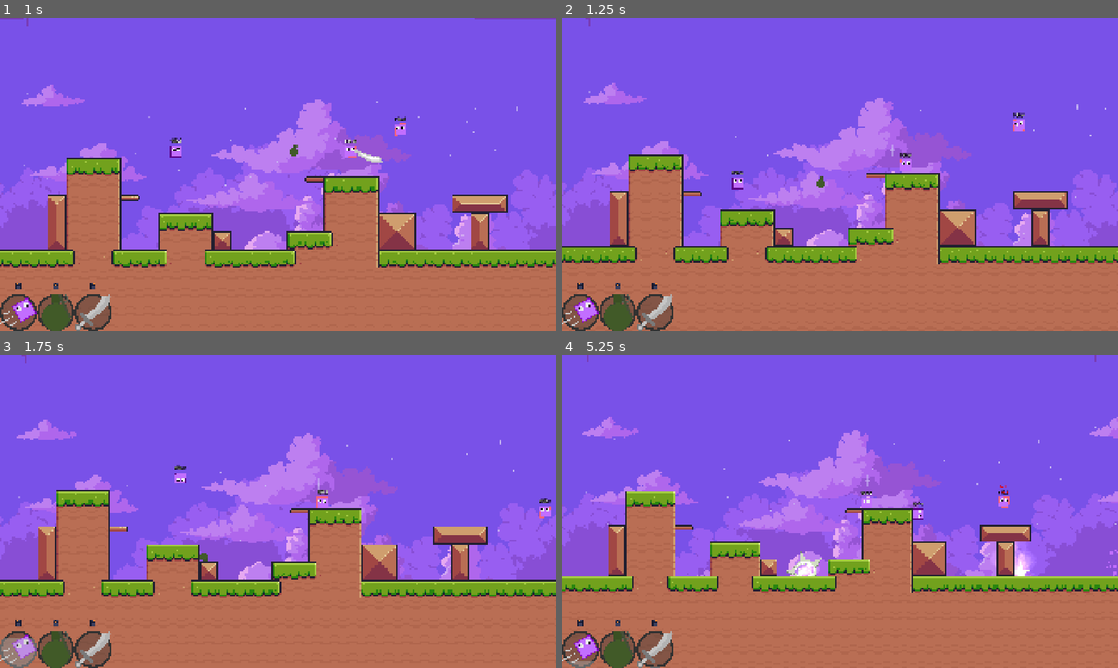
Above: before the commit, frames 1-4 (two rows, left to right).
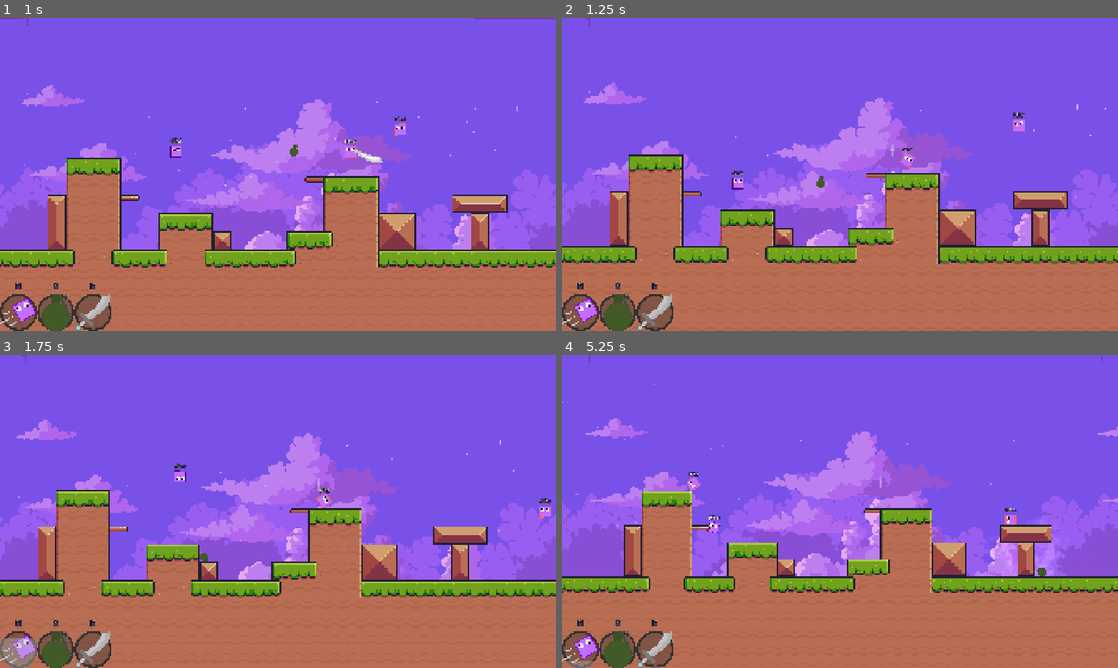
Above: after the commit, the same moments.

Repository: BoppleOpple/beat-the-clock
Game: Godot game, scene res://ui/main_menu/main_menu.tscn
The game is run twice, just before and just after one commit, with the same random seed, the same clock (stepped at 60 frames per second) and the same inputs.
Inputs (mouse positions are in pixels of both pictures, inside the frame that each line leads up to):
- Up to frame 1 (1 s): click "Play" at 0.5 s
- Up to frame 2 (1.25 s): no input
- Up to frame 3 (1.75 s): move the mouse to (177, 524) at 1.27 s; hold D (gameplay_right) from 1.28 s (still down); click (177, 524) at 1.35 s; tap Space (gameplay_jump) at 1.52 s
- Up to frame 4 (5.25 s): move the mouse to (867, 502) at 2.02 s; release D (gameplay_right) at 2.03 s; hold S (gameplay_down) 2.03-2.78 s; tap Middle mouse button (gameplay_ability_middle) at 2.1, 4.35 s; click (867, 502) at 2.17 s; tap Space (gameplay_jump) at 2.27, 3.77, 4.52 s; move the mouse to (1095, 570) at 2.77 s; hold D (gameplay_right) 2.78-3.53 s; right-click (1095, 570) at 2.85 s; click (1095, 570) at 2.92 s; move the mouse to (812, 574) at 3.52 s; hold W (gameplay_up) 3.53-4.28 s; click (812, 574) at 3.6 s; move the mouse to (1006, 558) at 4.27 s; hold A (gameplay_left) from 4.28 s (still down); move the mouse to (673, 464) at 5.02 s; right-click (673, 464) at 5.1 s

Frame 1 is identical in both runs. In frame 2, 0.1% of the frame differs, in the area x 60-64%, y 41-49%; in frame 3, 0.2%; in frame 4, 16%, in the area x 0-100%, y 0-76%.

Commit message:
feat: tune melee ai todie off top less

Diff:
--- a/actors/actor_base.gd
+++ b/actors/actor_base.gd
@@ -37,6 +37,8 @@
 const PARRY_PARTICLE_DISTANCE: float = 25
 
 const HITSTUN_DURATION: float = 0.8
+const DEFAULT_BOUNCE: float = 0.25
+const HITSTUN_BOUNCE: float = 0.8
 
 const DEATH_TIME_MOD: float = -30.0
 const KILL_TIME_MOD: float = 30.0
@@ -262,8 +264,11 @@
 func handle_knockback(impulse: Vector2, source: Node2D) -> void:
 	if $Timers/ParryTimer.time_left == 0:
 		_set_motion_cause(source)
+
+		self.apply_central_impulse(impulse)
+
 		$Timers/HitstunTimer.start(HITSTUN_DURATION)
-		self.apply_central_impulse(impulse)
+		self.physics_material_override.bounce = HITSTUN_BOUNCE
 	else:
 		var parry_rotation: float = (source.global_position - self.global_position).angle() - self.rotation
 
@@ -415,6 +420,9 @@
 func _on_kill_expiration_timer_timeout() -> void:
 	_set_motion_cause(self)
 
+func _on_hitstun_timer_timeout() -> void:
+	# reset physics material
+	self.physics_material_override.bounce = DEFAULT_BOUNCE
 
 ####################
 # OUTGOING SIGNALS #
--- a/actors/actor_base.tscn
+++ b/actors/actor_base.tscn
@@ -292,6 +292,7 @@
 [connection signal="timeout" from="Timers/PlayerClock" to="." method="_on_player_clock_timeout"]
 [connection signal="timeout" from="Timers/CoyoteTimer" to="." method="_on_coyote_timer_timeout"]
 [connection signal="timeout" from="Timers/SlashStartupDelay" to="." method="_on_slash_startup_delay_timeout"]
+[connection signal="timeout" from="Timers/HitstunTimer" to="." method="_on_hitstun_timer_timeout"]
 [connection signal="timeout" from="Timers/KillExpirationTimer" to="." method="_on_kill_expiration_timer_timeout"]
 [connection signal="finished" from="DeathParticles" to="." method="_on_death_particles_finished"]
 [connection signal="body_exited" from="Unrotatable/JumpCollisionBelow" to="." method="_on_jump_collision_below_body_exited"]
--- a/actors/enemies/enemy_base.gd
+++ b/actors/enemies/enemy_base.gd
@@ -54,6 +54,10 @@
 	frame_actions.ability_combo = _get_ability_combo()
 
 	_apply_actions(frame_actions, delta)
+
+func _respawn() -> void:
+	super()
+	current_state = "IDLE"
 
 func _get_move_x() -> float:
 	return 0.0
--- a/actors/enemies/melee/enemy_melee.gd
+++ b/actors/enemies/melee/enemy_melee.gd
@@ -1,7 +1,7 @@
 class_name EnemyMelee
 extends EnemyBase
 
-const PANIC_DASH_CHANCE: float = 0.25
+const PANIC_DASH_CHANCE: float = 0.33
 
 ###########
 # GLOBALS #
@@ -86,7 +86,7 @@
 			if $Unrotatable/Senses/SenseRight.is_colliding():
 				self.target_direction = Vector2.from_angle(-PI/4)
 				return true
-			if randf() < PANIC_DASH_CHANCE:
+			if randf() < PANIC_DASH_CHANCE and self.global_position.y > 0:
 				self.target_direction = Vector2.UP
 				return true
 	return false
--- a/actors/enemies/melee/enemy_melee.tscn
+++ b/actors/enemies/melee/enemy_melee.tscn
@@ -12,3 +12,5 @@
 [node name="SlashTimer" type="Timer" parent="Timers" parent_id_path=PackedInt32Array(1078520662) index="11" unique_id=120634366]
 process_callback = 0
 one_shot = true
+
+[connection signal="body_entered" from="JumpCollisionNearby" to="." method="_on_jump_collision_nearby_body_entered"]
